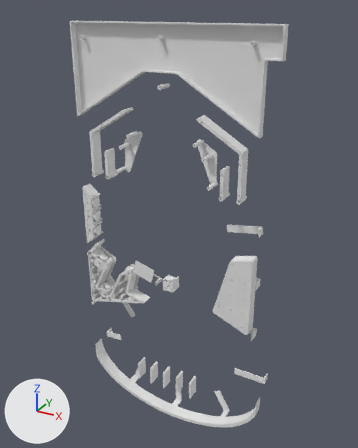
The glTF model assets/cao/pieces.glb as it was, and as the next commit left it.
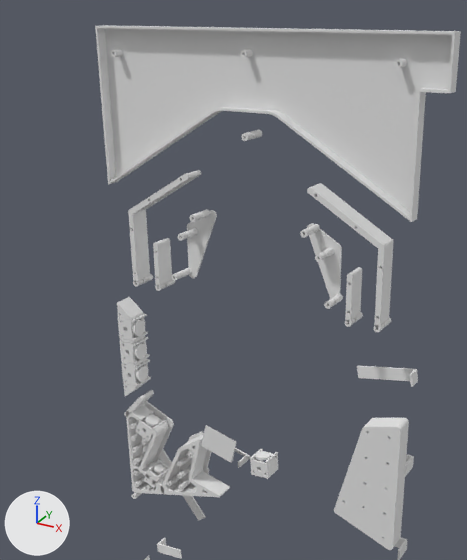
Each version appears first whole from a camera (50 mm lens) standing at (815.0, -958.0, 1096.0) and looking at (252.0, 66.0, 584.0), and next in a close-up on the part from 3% to 82% of the width and 1% to 76% of the height. Arrows for +X, +Y and +Z are at lower left; the lights stay in place. The first two pictures are the older version.

In view in the first close-up: 'bloc_fanny', 'guide_retour_D', 'guide_retour_G', 'languette_rampe', 'patte_rampe_9', 'piece_bouchon', 'plastique_bouchon', 'plastique_sling_D', 'plastique_sling_G', 'poteau_11', 'separateur_retour_D', 'separateur_retour_G', 'tablier' and 29 more.
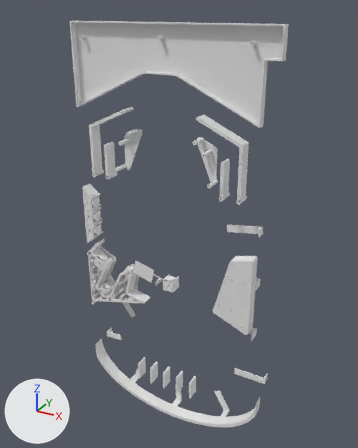
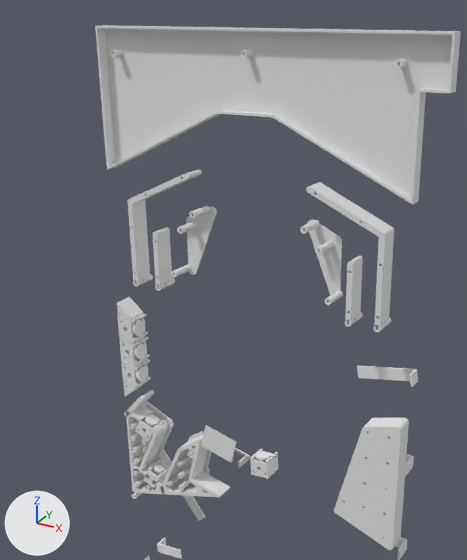
The change, as a list of edits to the scene's bpy script:
```text
Change me_guide_retour_d:
    remove me_guide_retour_d.from_pydata(...)  # 1310 vertices, 2616 faces; spans x 332.0..442.0, y 0.0..32.0, z 702.0..876.0
    add me_guide_retour_d.from_pydata(...)  # 1314 vertices, 2624 faces; spans x 330.0..442.0, y 0.0..32.0, z 702.0..877.0
    me_guide_retour_d part 1: 116 vertices moved from x 332.0..440.0, y 0.0..6.0, z 783.0..870.0 to x 332.0..440.0, y 0.0..6.0, z 785.0..870.0; 741 vertices removed from x 332.0..442.0, y 0.0..32.0, z 782.0..876.0; 745 vertices added at x 330.0..442.0, y 0.0..32.0, z 785.0..877.0
    other edits to the shape of me_guide_retour_d do not show in these pictures
Change me_guide_retour_g:
    remove me_guide_retour_g.from_pydata(...)  # 1312 vertices, 2620 faces; spans x 36.0..146.0, y 0.0..32.0, z 702.0..876.0
    add me_guide_retour_g.from_pydata(...)  # 1314 vertices, 2624 faces; spans x 36.0..148.0, y 0.0..32.0, z 702.0..877.0
    me_guide_retour_g part 2: 129 vertices moved from x 36.0..146.0, y 0.0..32.0, z 782.0..870.0 to x 36.0..146.0, y 0.0..32.0, z 785.0..870.0; 744 vertices removed from x 36.0..146.0, y 0.0..32.0, z 782.0..876.0; 746 vertices added at x 36.0..148.0, y 0.0..32.0, z 785.0..877.0
Change me_separateur_retour_d:
    remove me_separateur_retour_d.from_pydata(...)  # 760 vertices, 1516 faces; spans x 392.0..400.0, y 0.0..32.0, z 702.0..769.4
    add me_separateur_retour_d.from_pydata(...)  # 760 vertices, 1516 faces; spans x 392.0..400.0, y 0.0..32.0, z 702.0..785.7
    me_separateur_retour_d part 3: 203 vertices moved from x 394.0..398.0, y 0.0..6.0, z 753.4..757.4 to x 394.0..398.0, y 0.0..6.0, z 769.7..773.7; 177 vertices removed from x 392.0..400.0, y 0.0..32.0, z 753.4..769.4; 177 vertices added at x 392.0..400.0, y 0.0..32.0, z 769.8..785.7
Change me_separateur_retour_g:
    remove me_separateur_retour_g.from_pydata(...)  # 760 vertices, 1516 faces; spans x 78.0..86.0, y 0.0..32.0, z 702.0..769.4
    add me_separateur_retour_g.from_pydata(...)  # 760 vertices, 1516 faces; spans x 78.0..86.0, y 0.0..32.0, z 702.0..785.7
    me_separateur_retour_g part 4: 203 vertices moved from x 80.0..84.0, y 0.0..6.0, z 753.4..757.4 to x 80.0..84.0, y 0.0..6.0, z 769.7..773.7; 177 vertices removed from x 78.0..86.0, y 0.0..32.0, z 753.4..769.4; 177 vertices added at x 78.0..86.0, y 0.0..32.0, z 769.8..785.7
Change me_plastique_sling_d:
    remove me_plastique_sling_d.from_pydata(...)  # 342 vertices, 758 faces; spans x 313.2..365.0, y 38.0..41.0, z 710.4..818.0
    add me_plastique_sling_d.from_pydata(...)  # 350 vertices, 782 faces; spans x 313.2..365.0, y 38.0..41.0, z 715.6..823.3
    me_plastique_sling_d part 5: 342 vertices removed from x 313.2..365.0, y 38.0..41.0, z 710.4..818.0; 350 vertices added at x 313.2..365.0, y 38.0..41.0, z 715.6..823.3
Change me_tablier:
    remove me_tablier.from_pydata(...)  # 1740 vertices, 3476 faces; spans x 2.0..512.0, y 0.0..20.0, z 847.0..1065.0
    add me_tablier.from_pydata(...)  # 1740 vertices, 3476 faces; spans x 2.0..512.0, y 0.0..20.0, z 869.0..1065.0
    me_tablier part 6: 173 of 1740 vertices moved; they spanned x 2.0..476.0, y 0.0..20.0, z 847.0..1035.0 and now span x 2.0..476.0, y 0.0..20.0, z 869.0..1035.0; mean shift (0.0, 0.0, -2.0); largest move (473.0, 16.0, 852.0) -> (243.0, 16.0, 1035.0)
Remove ob_poteau_11:
    ob_poteau_11 = bpy.data.objects.new('poteau_11', me_poteau_11)
```

Location of each change, [x1, y1, x2, y2] in pixels of the close-ups (467 x 560 px; the box of a moved part takes in the faces that stretch with it):
'tablier', reshaped (9% shorter): before [95, 25, 461, 222]; after [95, 25, 461, 205]
'guide_retour_D', reshaped: before [307, 183, 394, 327]; after [306, 182, 394, 327]
'guide_retour_G', reshaped: before [128, 170, 201, 281]; after [128, 169, 202, 281]
'plastique_sling_D', reshaped: before [307, 224, 342, 299]; after [307, 220, 342, 295]
'separateur_retour_G', reshaped (22% taller): before [153, 238, 172, 286]; after [152, 227, 172, 286]
'separateur_retour_D', reshaped (20% taller): before [345, 267, 362, 322]; after [345, 256, 363, 322]
'poteau_11', deleted: before [241, 130, 262, 141]
part 1 of me_guide_retour_d, moved or reshaped: before [307, 183, 394, 271]; after [306, 182, 394, 271]
part 2 of me_guide_retour_g, moved or reshaped: before [128, 170, 201, 233]; after [128, 169, 202, 233]
part 3 of me_separateur_retour_d, moved or reshaped: before [347, 267, 362, 288]; after [347, 256, 363, 288]
part 4 of me_separateur_retour_g, moved or reshaped: before [153, 238, 172, 277]; after [152, 227, 172, 279]
part 6 of me_tablier, moved or reshaped: before [107, 107, 419, 222]; after [107, 107, 419, 205]
